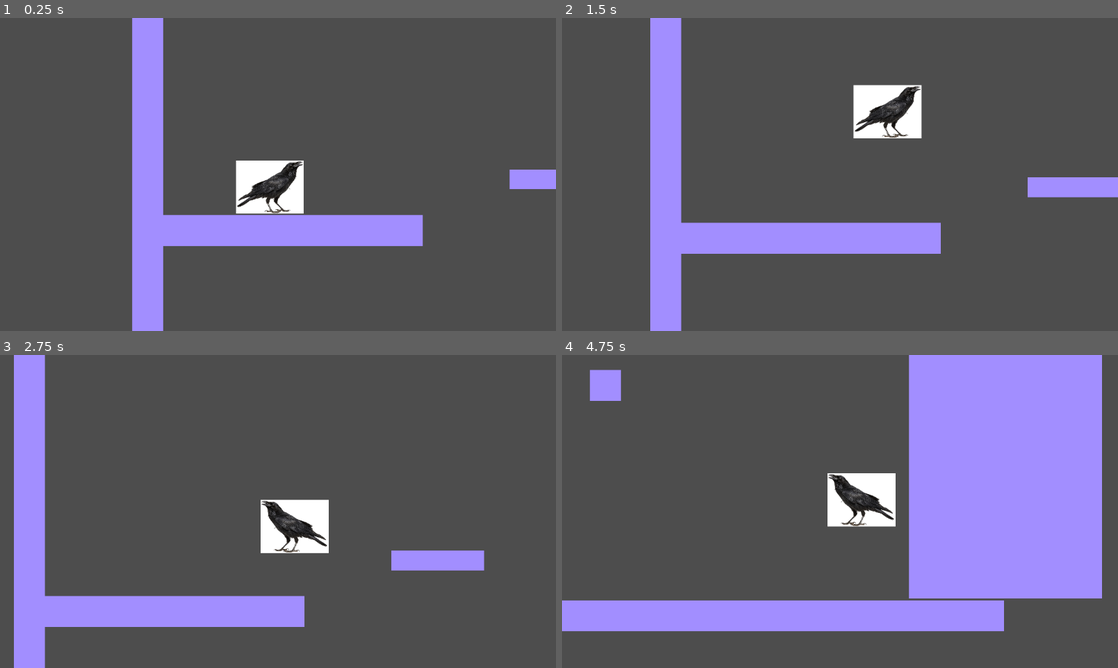
Above: before the commit, frames 1-4 (two rows, left to right).
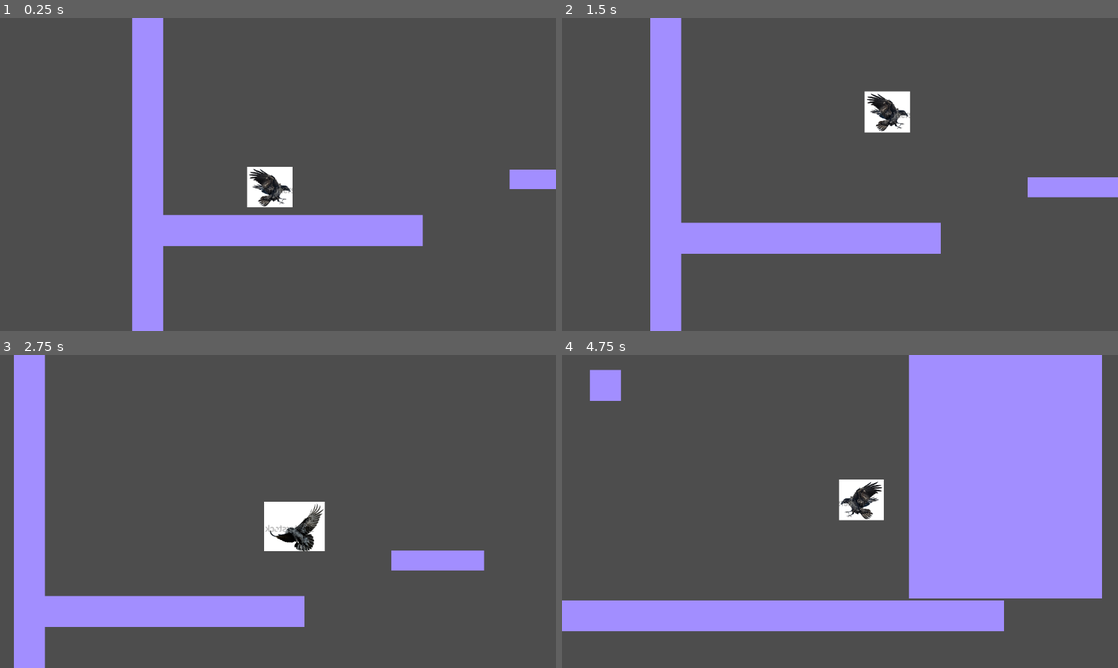
Above: after the commit, the same moments.

Repository: stellarinrin/skong_crow
Game: Godot game, scene res://levels/sandbox.tscn
Two runs of this game, one before a commit and one after it. Both use one fixed random seed, a clock stepped at 60 frames per second and the inputs below.
Inputs:
- Up to frame 1 (0.25 s): no input
- Up to frame 2 (1.5 s): hold Z (jump) 0.53-1.28 s; hold Right (ui_right) from 0.53 s (still down); tap X (attack) at 0.6 s; tap Z (jump) at 1.35 s
- Up to frame 3 (2.75 s): tap Z (jump) at 1.52, 1.82 s; tap X (attack) at 1.55, 2.1 s; release Right (ui_right) at 2.03 s; hold Left (ui_left) from 2.03 s (still down); hold Z (jump) from 2.03 s (still down)
- Up to frame 4 (4.75 s): release Left (ui_left) at 2.78 s; release Z (jump) at 2.78 s; hold Right (ui_right) 2.78-4.28 s; tap C (dash) at 2.85 s; tap Z (jump) at 3.02, 3.32, 4.35, 4.52 s; tap X (attack) at 3.05, 3.6, 4.55 s; hold Z (jump) 3.53-4.28 s; hold Left (ui_left) from 4.28 s (still down)

The runs differ from the first frame. In frame 1, 1.6% of the frame differs, in the area x 42-55%, y 45-63%; in frame 2, 1.6%, in the area x 52-65%, y 21-39%; in frame 3, 1.3%; in frame 4, 1.6%.

Commit message:
Fix all mechanics except hitboxes

Diff:
--- a/skong-crow/player/crow.gd
+++ b/skong-crow/player/crow.gd
@@ -1,6 +1,7 @@
 extends CharacterBody2D
 
-@onready var animations: AnimationPlayer = $AnimationPlayer
+@onready var movement_animations: AnimationPlayer = $MovementAnimations
+@onready var attack_animations: AnimationPlayer = $AttackAnimations
 @onready var sprite: Sprite2D = $Sprite2D
 
 @export var speed: int = 240
@@ -12,7 +13,7 @@
 @export var gravity: int = 15
 @export var base_gravity: int = 15
 @export var float_speed: int = 4
-@export var wall_drag_speed: int = 1
+@export var climb_speed: int = 120
 
 @export var ground_jump_speed: int = -speed * 2
 @export var midair_jump_speed: int = -speed * 2
@@ -20,6 +21,7 @@
 var midair_jump_count: int = 0
 
 var is_facing_left: bool = false
+var is_clinging: bool = false
 
 func _physics_process(delta: float) -> void:
 	handle_input()
@@ -41,57 +43,65 @@
 	#Ground Jump
 	if Input.is_action_just_pressed("jump") and is_on_floor():
 		velocity.y = ground_jump_speed
-		animations.play("glide")
+		movement_animations.play("glide")
 
 	#Falling
 	if not is_on_floor() and not is_on_wall():
 		gravity = base_gravity
-		animations.play("air")
-	elif is_on_wall():
-		gravity = wall_drag_speed
+		is_clinging = false
+		movement_animations.play("air")
+	elif is_on_wall() and direction != 0:
+		velocity.y = 0
+		is_clinging = true
 		dash_count = 0
 		midair_jump_count = 0
-		animations.play("ground")
+		movement_animations.play("ground")
+		if Input.is_action_pressed("ui_up"):
+			velocity.y = - climb_speed
+	elif is_on_wall() and direction == 0:
+		is_clinging = false
 	elif is_on_floor():
 		gravity = base_gravity
+		is_clinging = false
 		dash_count = 0
 		midair_jump_count = 0
-		animations.play("ground")
+		movement_animations.play("ground")
 
 	#Midair Jump
 	if Input.is_action_just_pressed("jump") and not is_on_floor() \
-			and midair_jump_count < max_midair_jumps:
+			and midair_jump_count < max_midair_jumps \
+			and not is_clinging:
 		velocity.y = midair_jump_speed
 		midair_jump_count += 1
-		animations.play("glide")
+		movement_animations.play("glide")
 	if is_on_floor():
 		dash_count = 0
 		midair_jump_count = 0
-		animations.play("ground")
+		movement_animations.play("ground")
 
 	#Float / Glide
 	if Input.is_action_pressed("jump") and velocity.y > 0 \
 			and not is_on_floor() and not is_on_wall():
 		gravity = float_speed
-		animations.play("glide")
+		movement_animations.play("glide")
 
 	if (abs(velocity.x) - speed) > 0:
-		animations.play("glide")
+		movement_animations.play("glide")
 
 	#Attack
 	if Input.is_action_pressed("ui_up") \
 			and Input.is_action_just_pressed("attack"):
-		animations.play("peck_up")
+		attack_animations.play("peck_up")
 	elif Input.is_action_pressed("ui_down") and not is_on_floor() \
 			and not is_on_wall() and Input.is_action_just_pressed("attack"):
-		animations.play("scratch_down")
+		attack_animations.play("scratch_down")
 	elif Input.is_action_just_pressed("attack") and not is_on_floor() \
 			and not is_on_wall():
-		animations.play("scratch")
+		attack_animations.play("scratch")
 	elif Input.is_action_just_pressed("attack") and is_on_floor():
-		animations.play("peck")
+		attack_animations.play("peck")
 	else:
-		animations.play("RESET")
+		attack_animations.play("RESET")
 
 	if direction > 0:
 		if not is_facing_left:
--- a/skong-crow/player/crow.tscn
+++ b/skong-crow/player/crow.tscn
@@ -61,7 +61,7 @@
 }
 
 [sub_resource type="RectangleShape2D" id="RectangleShape2D_p3knt"]
-size = Vector2(71, 49.5)
+size = Vector2(78.5, 79.75)
 
 [sub_resource type="Animation" id="Animation_3v3kk"]
 length = 0.001
@@ -397,6 +397,313 @@
 &"scratch_down": SubResource("Animation_1h1hi")
 }
 
+[sub_resource type="Animation" id="Animation_i10m4"]
+resource_name = "peck"
+length = 0.016668335
+loop_mode = 1
+step = 0.016666668
+tracks/0/type = "value"
+tracks/0/imported = false
+tracks/0/enabled = true
+tracks/0/path = NodePath("Hitbox2D/CollisionShape2D:disabled")
+tracks/0/interp = 1
+tracks/0/loop_wrap = true
+tracks/0/keys = {
+"times": PackedFloat32Array(0),
+"transitions": PackedFloat32Array(1),
+"update": 1,
+"values": [false]
+}
+tracks/1/type = "value"
+tracks/1/imported = false
+tracks/1/enabled = true
+tracks/1/path = NodePath("Hitbox2D/CollisionShape2D:shape:size")
+tracks/1/interp = 1
+tracks/1/loop_wrap = true
+tracks/1/keys = {
+"times": PackedFloat32Array(0),
+"transitions": PackedFloat32Array(1),
+"update": 0,
+"values": [Vector2(78.5, 79.75)]
+}
+tracks/2/type = "value"
+tracks/2/imported = false
+tracks/2/enabled = true
+tracks/2/path = NodePath("Hitbox2D/CollisionShape2D:position")
+tracks/2/interp = 1
+tracks/2/loop_wrap = true
+tracks/2/keys = {
+"times": PackedFloat32Array(0),
+"transitions": PackedFloat32Array(1),
+"update": 0,
+"values": [Vector2(98.25, -15.125)]
+}
+tracks/3/type = "value"
+tracks/3/imported = false
+tracks/3/enabled = true
+tracks/3/path = NodePath("Peck:visible")
+tracks/3/interp = 1
+tracks/3/loop_wrap = true
+tracks/3/keys = {
+"times": PackedFloat32Array(0),
+"transitions": PackedFloat32Array(1),
+"update": 1,
+"values": [true]
+}
+
+[sub_resource type="Animation" id="Animation_1no31"]
+resource_name = "peck_up"
+length = 0.03333667
+loop_mode = 1
+tracks/0/type = "value"
+tracks/0/imported = false
+tracks/0/enabled = true
+tracks/0/path = NodePath("Hitbox2D/CollisionShape2D:disabled")
+tracks/0/interp = 1
+tracks/0/loop_wrap = true
+tracks/0/keys = {
+"times": PackedFloat32Array(0),
+"transitions": PackedFloat32Array(1),
+"update": 1,
+"values": [false]
+}
+tracks/1/type = "value"
+tracks/1/imported = false
+tracks/1/enabled = true
+tracks/1/path = NodePath("Hitbox2D/CollisionShape2D:shape")
+tracks/1/interp = 1
+tracks/1/loop_wrap = true
+tracks/1/keys = {
+"times": PackedFloat32Array(0),
+"transitions": PackedFloat32Array(1),
+"update": 1,
+"values": [SubResource("RectangleShape2D_p3knt")]
+}
+tracks/2/type = "value"
+tracks/2/imported = false
+tracks/2/enabled = true
+tracks/2/path = NodePath("Hitbox2D/CollisionShape2D:position")
+tracks/2/interp = 1
+tracks/2/loop_wrap = true
+tracks/2/keys = {
+"times": PackedFloat32Array(0),
+"transitions": PackedFloat32Array(1),
+"update": 0,
+"values": [Vector2(5.25, -93.5)]
+}
+tracks/3/type = "value"
+tracks/3/imported = false
+tracks/3/enabled = true
+tracks/3/path = NodePath("PeckUp:visible")
+tracks/3/interp = 1
+tracks/3/loop_wrap = true
+tracks/3/keys = {
+"times": PackedFloat32Array(0),
+"transitions": PackedFloat32Array(1),
+"update": 1,
+"values": [true]
+}
+
+[sub_resource type="Animation" id="Animation_j85k6"]
+resource_name = "scratch"
+length = 0.03333667
+tracks/0/type = "value"
+tracks/0/imported = false
+tracks/0/enabled = true
+tracks/0/path = NodePath("Hitbox2D/CollisionShape2D:shape:size")
+tracks/0/interp = 1
+tracks/0/loop_wrap = true
+tracks/0/keys = {
+"times": PackedFloat32Array(0),
+"transitions": PackedFloat32Array(1),
+"update": 0,
+"values": [Vector2(82.5, 94)]
+}
+tracks/1/type = "value"
+tracks/1/imported = false
+tracks/1/enabled = true
+tracks/1/path = NodePath("Hitbox2D/CollisionShape2D:position")
+tracks/1/interp = 1
+tracks/1/loop_wrap = true
+tracks/1/keys = {
+"times": PackedFloat32Array(0),
+"transitions": PackedFloat32Array(1),
+"update": 0,
+"values": [Vector2(96.25, 13)]
+}
+tracks/2/type = "value"
+tracks/2/imported = false
+tracks/2/enabled = true
+tracks/2/path = NodePath("Hitbox2D/CollisionShape2D:disabled")
+tracks/2/interp = 1
+tracks/2/loop_wrap = true
+tracks/2/keys = {
+"times": PackedFloat32Array(0),
+"transitions": PackedFloat32Array(1),
+"update": 1,
+"values": [false]
+}
+tracks/3/type = "value"
+tracks/3/imported = false
+tracks/3/enabled = true
+tracks/3/path = NodePath("Scratch:visible")
+tracks/3/interp = 1
+tracks/3/loop_wrap = true
+tracks/3/keys = {
+"times": PackedFloat32Array(0),
+"transitions": PackedFloat32Array(1),
+"update": 1,
+"values": [true]
+}
+
+[sub_resource type="Animation" id="Animation_6m43t"]
+resource_name = "scratch_down"
+length = 0.03333667
+tracks/0/type = "value"
+tracks/0/imported = false
+tracks/0/enabled = true
+tracks/0/path = NodePath("Hitbox2D/CollisionShape2D:shape:size")
+tracks/0/interp = 1
+tracks/0/loop_wrap = true
+tracks/0/keys = {
+"times": PackedFloat32Array(0),
+"transitions": PackedFloat32Array(1),
+"update": 0,
+"values": [Vector2(97, 85.25)]
+}
+tracks/1/type = "value"
+tracks/1/imported = false
+tracks/1/enabled = true
+tracks/1/path = NodePath("Hitbox2D/CollisionShape2D:position")
+tracks/1/interp = 1
+tracks/1/loop_wrap = true
+tracks/1/keys = {
+"times": PackedFloat32Array(0),
+"transitions": PackedFloat32Array(1),
+"update": 0,
+"values": [Vector2(-1.5, 91.625)]
+}
+tracks/2/type = "value"
+tracks/2/imported = false
+tracks/2/enabled = true
+tracks/2/path = NodePath("Hitbox2D/CollisionShape2D:disabled")
+tracks/2/interp = 1
+tracks/2/loop_wrap = true
+tracks/2/keys = {
+"times": PackedFloat32Array(0),
+"transitions": PackedFloat32Array(1),
+"update": 1,
+"values": [false]
+}
+tracks/3/type = "value"
+tracks/3/imported = false
+tracks/3/enabled = true
+tracks/3/path = NodePath("Scratch_Down:visible")
+tracks/3/interp = 1
+tracks/3/loop_wrap = true
+tracks/3/keys = {
+"times": PackedFloat32Array(0),
+"transitions": PackedFloat32Array(1),
+"update": 1,
+"values": [true]
+}
+
+[sub_resource type="Animation" id="Animation_j6f7d"]
+length = 0.001
+tracks/0/type = "value"
+tracks/0/imported = false
+tracks/0/enabled = true
+tracks/0/path = NodePath("Hitbox2D/CollisionShape2D:disabled")
+tracks/0/interp = 1
+tracks/0/loop_wrap = true
+tracks/0/keys = {
+"times": PackedFloat32Array(0),
+"transitions": PackedFloat32Array(1),
+"update": 1,
+"values": [true]
+}
+tracks/1/type = "value"
+tracks/1/imported = false
+tracks/1/enabled = true
+tracks/1/path = NodePath("Hitbox2D/CollisionShape2D:shape:size")
+tracks/1/interp = 1
+tracks/1/loop_wrap = true
+tracks/1/keys = {
+"times": PackedFloat32Array(0),
+"transitions": PackedFloat32Array(1),
+"update": 0,
+"values": [Vector2(78.5, 79.75)]
+}
+tracks/2/type = "value"
+tracks/2/imported = false
+tracks/2/enabled = true
+tracks/2/path = NodePath("Hitbox2D/CollisionShape2D:position")
+tracks/2/interp = 1
+tracks/2/loop_wrap = true
+tracks/2/keys = {
+"times": PackedFloat32Array(0),
+"transitions": PackedFloat32Array(1),
+"update": 0,
+"values": [Vector2(98.25, -15.125)]
+}
+tracks/3/type = "value"
+tracks/3/imported = false
+tracks/3/enabled = true
+tracks/3/path = NodePath("Scratch:visible")
+tracks/3/interp = 1
+tracks/3/loop_wrap = true
+tracks/3/keys = {
+"times": PackedFloat32Array(0),
+"transitions": PackedFloat32Array(1),
+"update": 1,
+"values": [false]
+}
+tracks/4/type = "value"
+tracks/4/imported = false
+tracks/4/enabled = true
+tracks/4/path = NodePath("Scratch_Down:visible")
+tracks/4/interp = 1
+tracks/4/loop_wrap = true
+tracks/4/keys = {
+"times": PackedFloat32Array(0),
+"transitions": PackedFloat32Array(1),
+"update": 1,
+"values": [false]
+}
+tracks/5/type = "value"
+tracks/5/imported = false
+tracks/5/enabled = true
+tracks/5/path = NodePath("Peck:visible")
+tracks/5/interp = 1
+tracks/5/loop_wrap = true
+tracks/5/keys = {
+"times": PackedFloat32Array(0),
+"transitions": PackedFloat32Array(1),
+"update": 1,
+"values": [false]
+}
+tracks/6/type = "value"
+tracks/6/imported = false
+tracks/6/enabled = true
+tracks/6/path = NodePath("PeckUp:visible")
+tracks/6/interp = 1
+tracks/6/loop_wrap = true
+tracks/6/keys = {
+"times": PackedFloat32Array(0),
+"transitions": PackedFloat32Array(1),
+"update": 1,
+"values": [false]
+}
+
+[sub_resource type="AnimationLibrary" id="AnimationLibrary_j6f7d"]
+_data = {
+&"RESET": SubResource("Animation_j6f7d"),
+&"peck": SubResource("Animation_i10m4"),
+&"peck_up": SubResource("Animation_1no31"),
+&"scratch": SubResource("Animation_j85k6"),
+&"scratch_down": SubResource("Animation_6m43t")
+}
+
 [sub_resource type="RectangleShape2D" id="RectangleShape2D_miwmu"]
 size = Vector2(103, 83)
 
@@ -419,16 +726,21 @@
 drag_top_margin = 0.4
 drag_bottom_margin = 0.4
 
-[node name="AnimationPlayer" type="AnimationPlayer" parent="."]
+[node name="MovementAnimations" type="AnimationPlayer" parent="."]
 libraries = {
 &"": SubResource("AnimationLibrary_e4e1c")
 }
 
+[node name="AttackAnimations" type="AnimationPlayer" parent="."]
+libraries = {
+&"": SubResource("AnimationLibrary_j6f7d")
+}
+
 [node name="Hitbox2D" type="Area2D" parent="."]
 script = ExtResource("5_0v2il")
 
 [node name="CollisionShape2D" type="CollisionShape2D" parent="Hitbox2D"]
-position = Vector2(102, 0)
+position = Vector2(98.25, -15.125)
 shape = SubResource("RectangleShape2D_p3knt")
 disabled = true
 debug_color = Color(0.97891766, 0, 0.39612246, 0.41960785)
Not shown: 1 places in skong-crow/player/crow.tscn that only renumber resources
